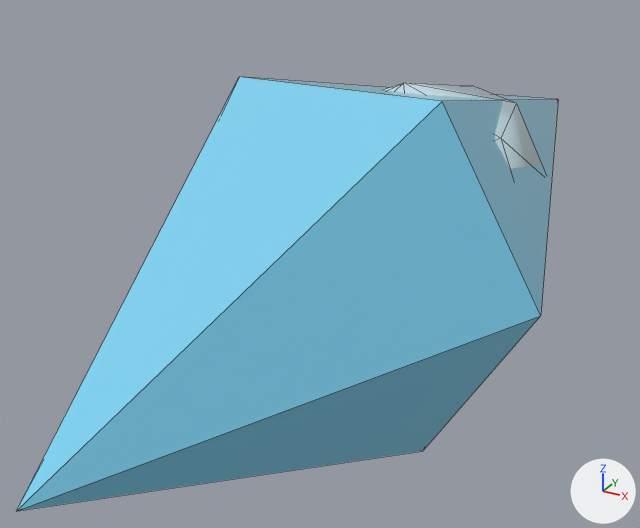
A saved change to the glTF model assets/models/frost_shard.glb.
Both versions are drawn from a 50 mm lens placed at (0.072, -0.137, 0.069), pointed at (-0.017, 0.025, -0.012). Lighting does not change. The marker at lower right points along +X, +Y and +Z. The first picture is the older version. Mesh edges are drawn as thin lines.

In view in the first picture: 'Shard'.
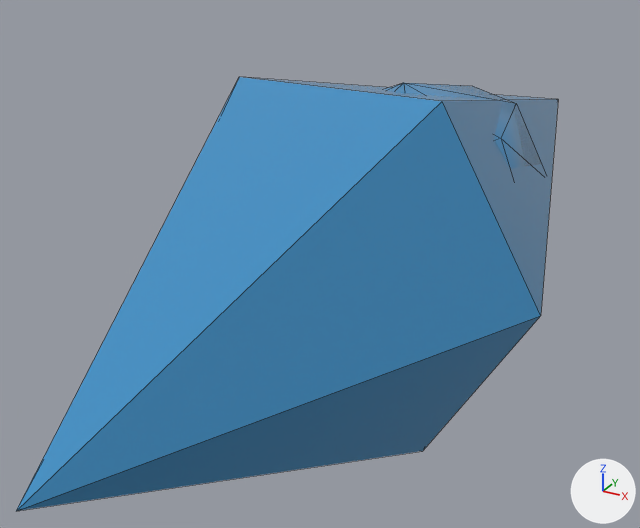
Edits to the bpy script that builds the scene:
```text
Change mat_tg_palette:
    add n7 = _N.new('ShaderNodeUVMap'); n7.name = 'UV Map'
    add n7.uv_map = 'UVMap.-01'
    add n8 = _N.new('ShaderNodeUVMap'); n8.name = 'UV Map.001'
    add n8.uv_map = 'UVMap.-01'
    where n4 = _N.new('ShaderNodeTexImage'); n4.name = 'Image Texture'
    where n6 = _N.new('ShaderNodeTexImage'); n6.name = 'Image Texture.001'
    add _L.new(n7.outputs[0], n4.inputs[0])  # 'UV' to 'Vector'
    add _L.new(n8.outputs[0], n6.inputs[0])  # 'UV' to 'Vector'
```

Pixel boxes (x1, y1, x2, y2) of what changed, in the pictures (640 x 528 px):
'Shard', surface changed (cyan to blue)
    both: (16, 77, 558, 511)
